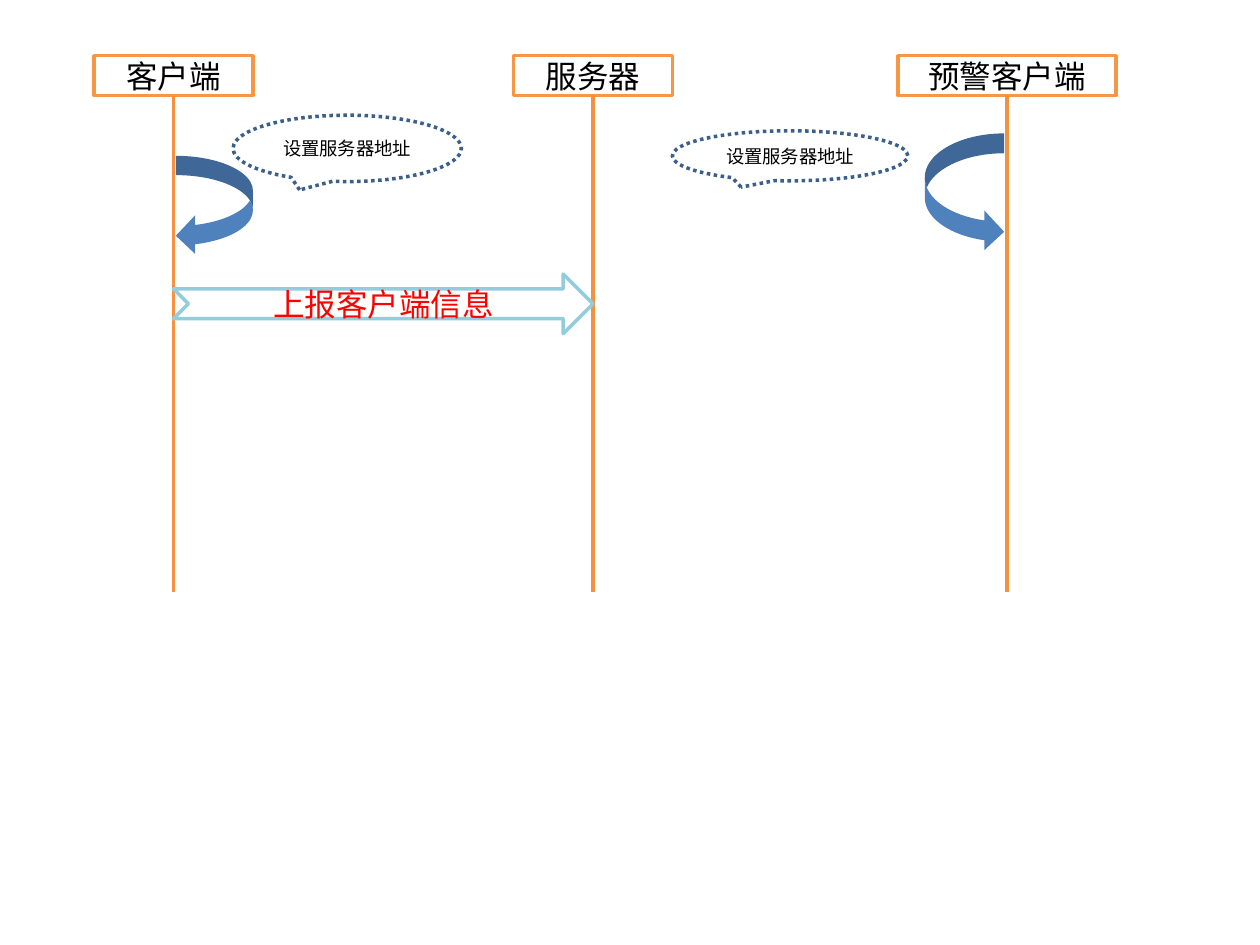
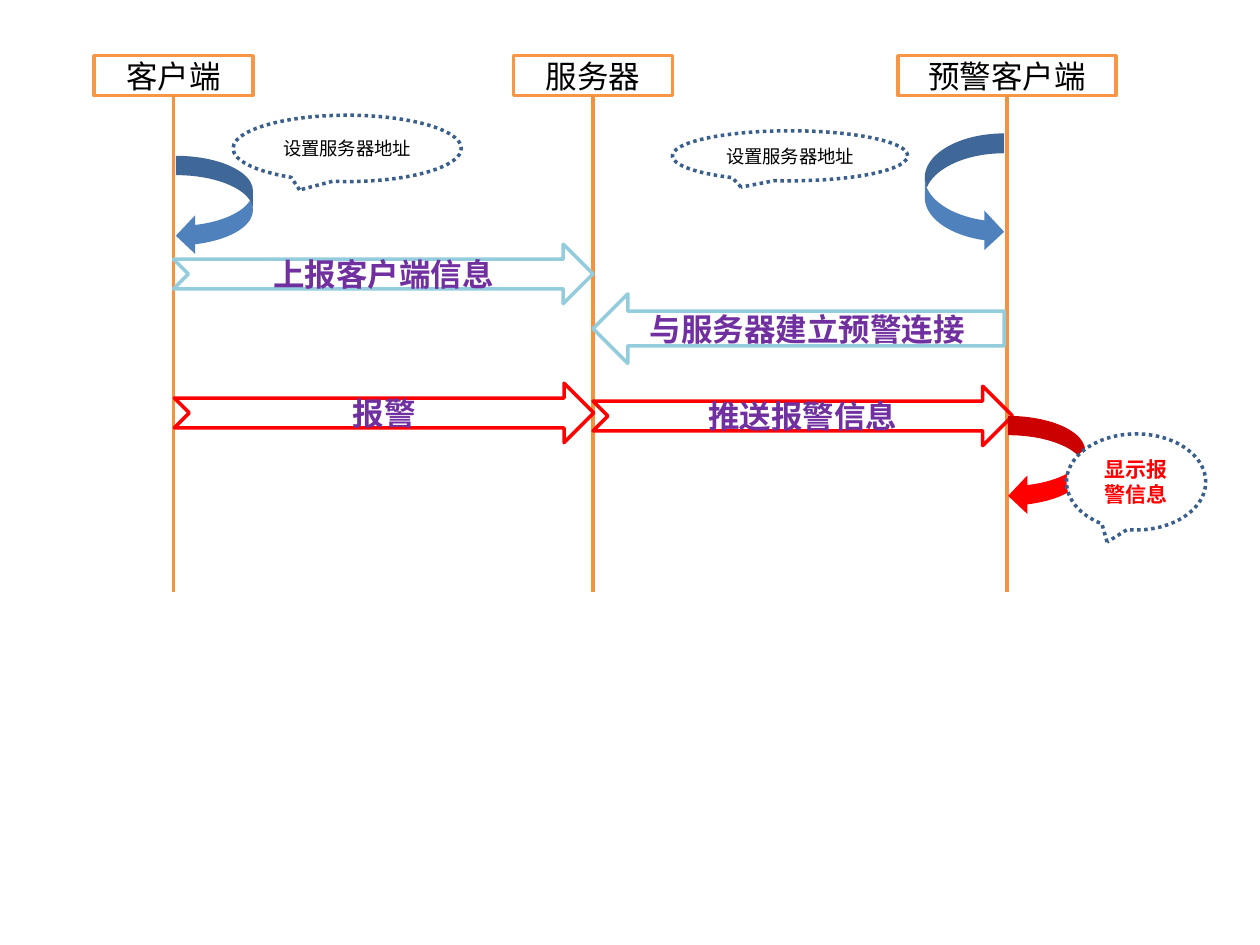
Before and after one commit to dickeawacs/awacs, a slide deck: slide 1 of docs/awacs/desgin/业务流程图/医院预期系统业务流程图.pptx. Drawn at 1260x945 pixels with LibreOffice and Linux fonts; fonts in the diff are those of the drawing. Boxes give left, top, right and bottom in pixels: in the first picture for what was removed or moved away, otherwise in the second. Text is boxed around its words. In the diff, an @@ line names an element or a change of style, - is before the commit and + after.

Commit message:
添加流程图与拓扑图

```diff
--- a/docs/awacs/desgin/业务流程图/医院预期系统业务流程图.pptx
+++ b/docs/awacs/desgin/业务流程图/医院预期系统业务流程图.pptx
@@ notched right arrow "上报客户端信息": place and size @@
-notched right arrow "上报客户端信息" at [174, 275, 593, 334]
+notched right arrow "上报客户端信息" at [174, 244, 593, 304]
@@ notched right arrow "上报客户端信息" at [174, 244, 593, 304]: text colour #FF0000 to #7030A0, bold on @@
@@ left arrow added at [593, 294, 1004, 363], outline #93CDDD 2 pt, 18 pt, text #7030A0, bold @@
+与服务器建立预警连接
@@ notched right arrow added at [174, 383, 593, 442], outline #FF0000 2 pt, 18 pt, text #7030A0, bold @@
+报警
@@ notched right arrow added at [593, 387, 1013, 446], outline #FF0000 2 pt, 18 pt, text #7030A0, bold @@
+推送报警信息
@@ curved left arrow added at [1008, 416, 1085, 515], fill #FF0000 @@
@@ speech bubble added at [1066, 433, 1205, 529], fill #FFFFFF, outline #3A5F8C 2 pt dashed, 12 pt, text #FF0000, bold @@
+显示报警信息
```
